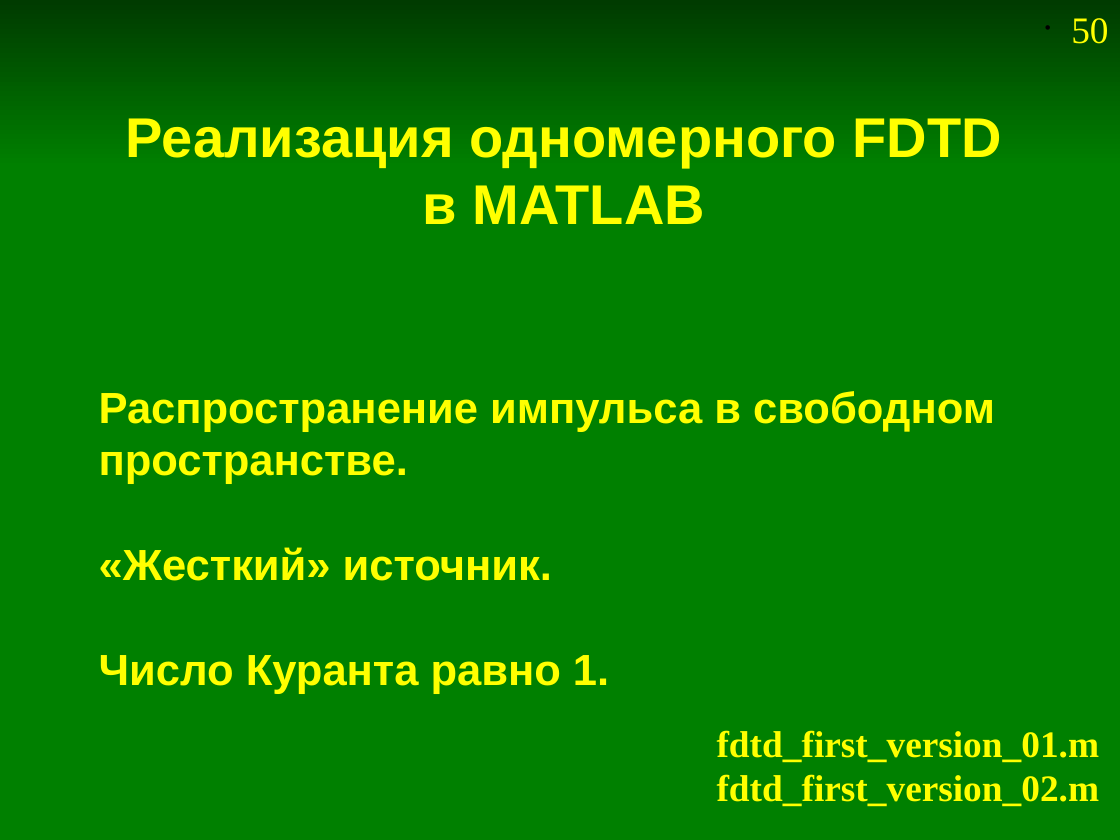
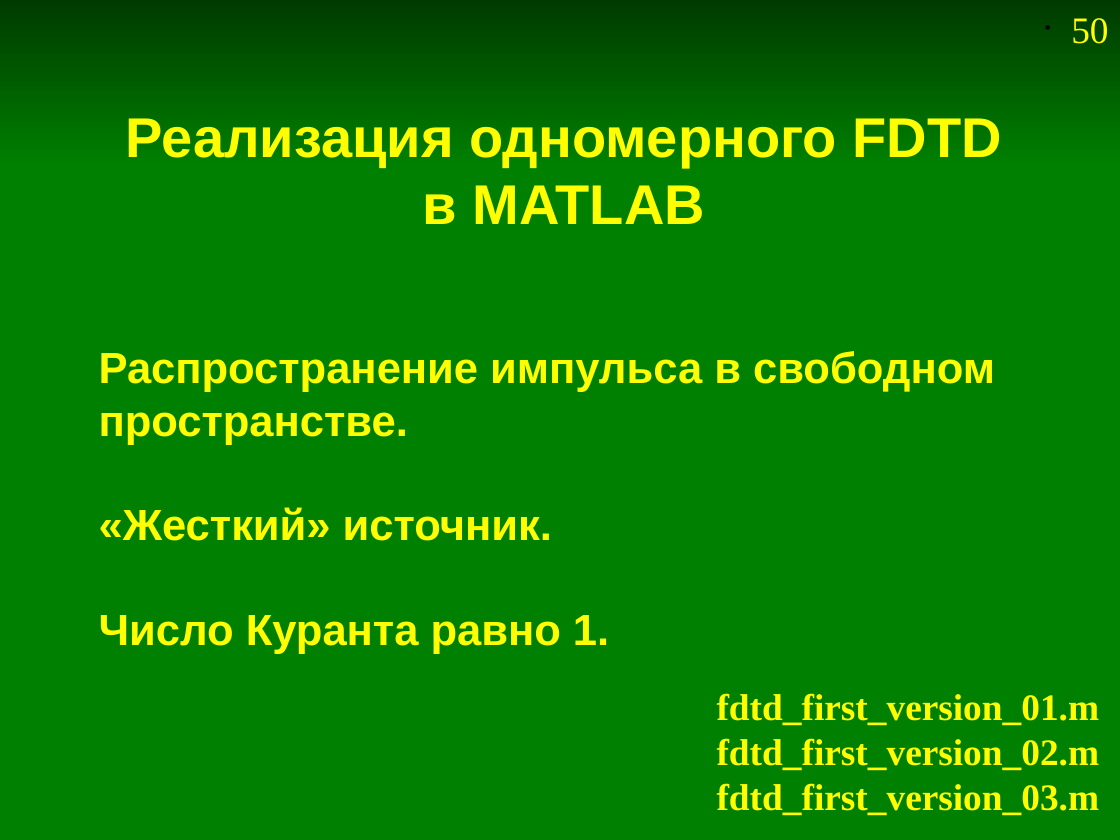
Before and after one commit to andris0147sv/modelling, a slide deck: slide 50 of presentations/2. FDTD.odp. Drawn at 1120x840 pixels with LibreOffice and Linux fonts; fonts in the diff are those of the drawing. Boxes give left, top, right and bottom in pixels: in the first picture for what was removed or moved away, otherwise in the second. Text is boxed around its words. In the diff, an @@ line names an element or a change of style, - is before the commit and + after.

Commit message:
Добавлены новые примеры программ FDTD. Исправления в презентации.

```diff
--- a/presentations/2. FDTD.odp
+++ b/presentations/2. FDTD.odp
@@ title "Распространение импульса в свободном пространстве. ...": place and size @@
-title "Распространение импульса в свободном пространстве. ..." at [99, 391, 995, 694]
+title "Распространение импульса в свободном пространстве. ..." at [99, 351, 995, 654]
@@ text "fdtd_first_version_01.m": place and size @@
-text "fdtd_first_version_01.m" at [717, 730, 1100, 807]
+text "fdtd_first_version_01.m" at [717, 693, 1100, 816]
@@ text at [717, 783, 1100, 816]: paragraph added @@
+fdtd_first_version_03.m
```
Also in this commit, not shown: 3 other slides changed, 1 slide added, 4 other files.
